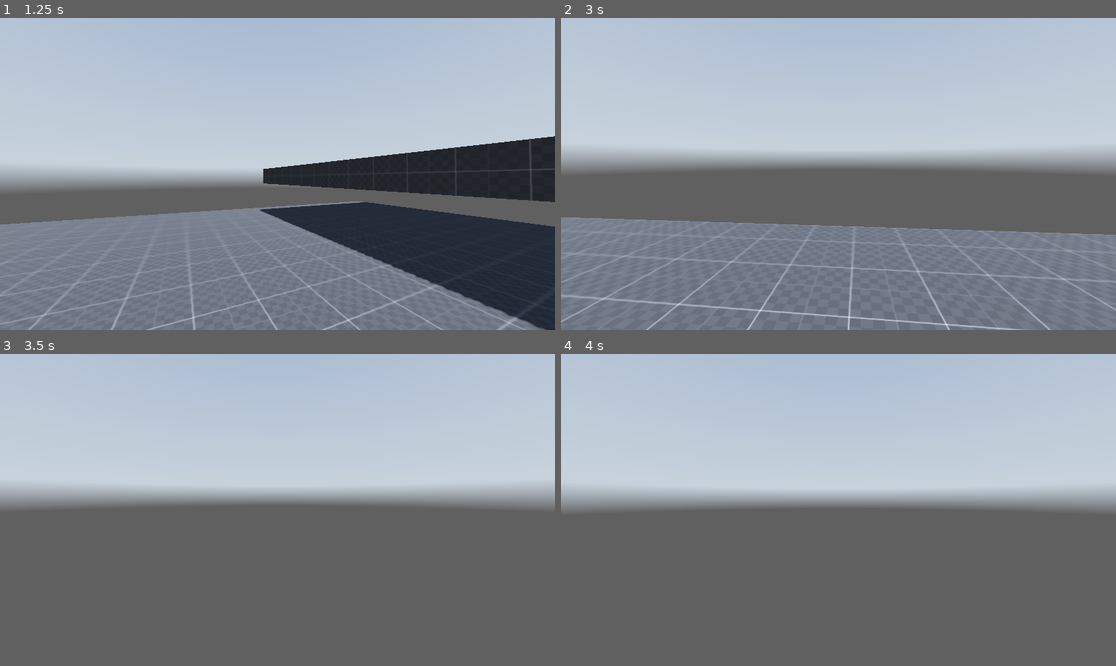
Above: before the commit, frames 1-4 (two rows, left to right).
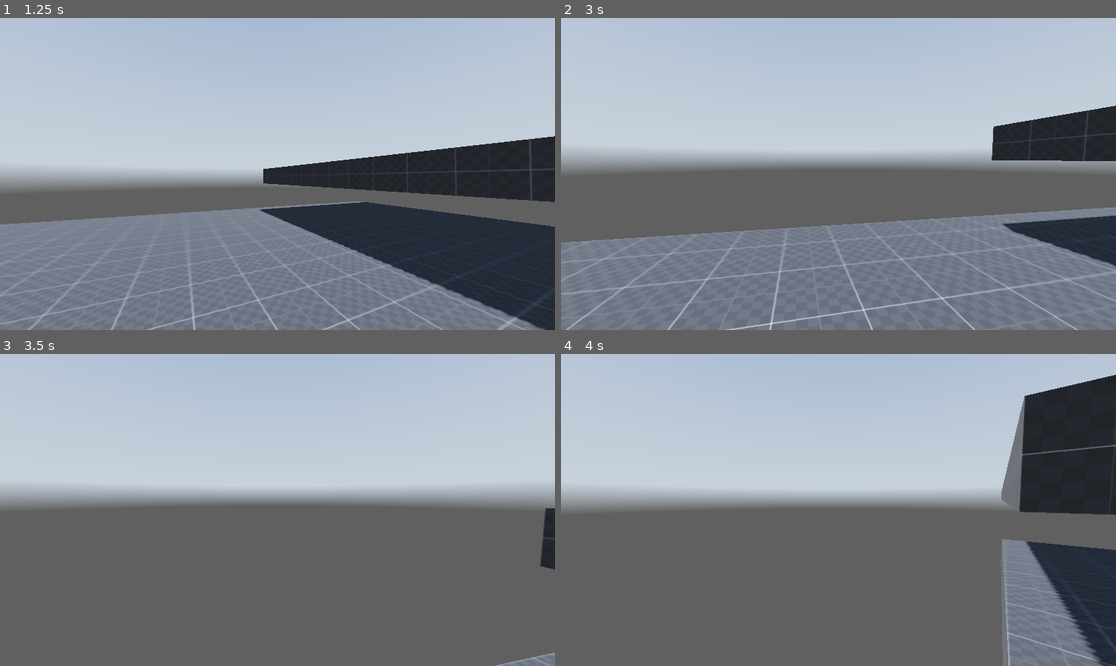
Above: after the commit, the same moments.

Repository: ubermensch04/FPS-Controller
Game: Godot game, scene res://scenes/main.tscn
Two runs of this game, one before a commit and one after it. Both use one fixed random seed, a clock stepped at 60 frames per second and the inputs below. A sky picture missing from this copy of the repository is replaced by a grey-blue gradient.
Inputs (mouse positions are in pixels of both pictures, inside the frame that each line leads up to):
- Up to frame 1 (1.25 s): tap Enter (ui_accept) at 0.5, 0.77 s; move the mouse to (305, 174) at 0.52 s; hold W (forward) from 0.53 s (still down); hold Ctrl (crouch) from 0.53 s (still down); tap Shift (sprint) at 0.8 s
- Up to frame 2 (3 s): keep holding W (forward); move the mouse to (810, 174) at 1.27 s; release Ctrl (crouch) at 1.28 s; tap Shift (sprint) at 1.35 s; tap Enter (ui_accept) at 1.52 s; tap Alt (free_look, bound only after the commit) at 1.55 s; move the mouse to (849, 167) at 2.02 s; hold Alt (free_look, bound only after the commit) 2.03-2.78 s; tap Ctrl (crouch) at 2.3, 2.85 s; move the mouse to (832, 180) at 2.77 s
- Up to frame 3 (3.5 s): keep holding W (forward); tap Enter (ui_accept) at 3.02 s; tap Shift (sprint) at 3.05 s
- Up to frame 4 (4 s): keep holding W (forward); move the mouse to (877, 513) at 3.52 s; hold Shift (sprint) from 3.53 s (still down); tap Enter (ui_accept) at 3.77 s; tap Alt (free_look, bound only after the commit) at 3.8 s

Frame 1 is identical in both runs. In frame 2, 11% of the frame differs, in the area x 0-100%, y 28-100%; in frame 3, 0.7%; in frame 4, 15%, in the area x 79-100%, y 6-100%.

Commit message:
implemented free looking

Diff:
--- a/player.gd
+++ b/player.gd
@@ -1,10 +1,12 @@
 extends CharacterBody3D
 
 #Player Node
-@onready var head = $Head
+@onready var head = $Neck/Head
 @onready var standing_collision_shape = $StandingCollisionShape
 @onready var crouching_collision_shape = $CrouchingCollisionShape
 @onready var ray_cast_3d = $RayCast3D
+@onready var neck = $Neck
+@onready var camera_3d = $Neck/Head/Camera3D
 
 #Speed Variables
 var current_speed = 5.0
@@ -12,10 +14,19 @@
 const sprinting_speed=8.0
 const crouching_speed=3.0
 
+#States
+var walking=false
+var sprinting=false
+var crouching=false
+var free_looking=false
+var sliding=false
+
+
 #Movement Variables
 const jump_velocity = 4.5
 var crouching_depth = -0.5
 var lerp_speed= 15
+var free_look_tilt=8
 
 #Input Variables
 var direction=Vector3.ZERO
@@ -27,8 +38,13 @@
 	Input.set_mouse_mode(Input.MOUSE_MODE_CAPTURED)
 
 func _input(event):
+
 	if event is InputEventMouseMotion:
-		rotate_y(-deg_to_rad(event.relative.x*mouse_sens))
+		if free_looking:
+			neck.rotate_y(deg_to_rad(-event.relative.x*mouse_sens))
+			neck.rotation.y=clamp(neck.rotation.y,deg_to_rad(-60),deg_to_rad(60))
+		else:
+			rotate_y(-deg_to_rad(event.relative.x*mouse_sens))
 		head.rotate_x(-deg_to_rad(event.relative.y*mouse_sens))
 		head.rotation.x=clamp(head.rotation.x,deg_to_rad(-89),deg_to_rad(89))
 
@@ -42,21 +58,37 @@
 		crouching_collision_shape.disabled=false
 
 		current_speed=crouching_speed
-		head.position.y=lerp(head.position.y,1.8+crouching_depth,delta*lerp_speed)
+		head.position.y=lerp(head.position.y,crouching_depth,delta*lerp_speed)
 
+		walking=false
+		sprinting=false
+		crouching=true
 	#Standing
 	elif !ray_cast_3d.is_colliding():
 		standing_collision_shape.disabled=false
 		crouching_collision_shape.disabled=true
 
-		head.position.y=lerp(head.position.y,1.8,delta*lerp_speed)
+		head.position.y=lerp(head.position.y,0.0,delta*lerp_speed)
 		#Sprinting
 		if Input.is_action_pressed("sprint"):
 			current_speed=sprinting_speed
+			walking=false
+			sprinting=true
+			crouching=false
 		#Walking
 		else:
+			walking=true
+			sprinting=false
+			crouching=false
 			current_speed=walking_speed
-
+	#handling free looking
+	if Input.is_action_pressed("free_look"):
+		free_looking=true
+		camera_3d.rotation.z=neck.rotation.y*-deg_to_rad(free_look_tilt)
+	else:
+		free_looking=false
+		neck.rotation.y=lerp(neck.rotation.y,0.0,delta*lerp_speed)
+		camera_3d.rotation.z=lerp(camera_3d.rotation.z,0.0,delta*lerp_speed)
 	# Add the gravity.
 	if not is_on_floor():
 		velocity.y -= gravity * delta
--- a/project.godot
+++ b/project.godot
@@ -47,3 +47,8 @@
 "events": [Object(InputEventKey,"resource_local_to_scene":false,"resource_name":"","device":-1,"window_id":0,"alt_press …(182 unchanged characters)…
 ]
 }
+free_look={
+"deadzone": 0.5,
+"events": [Object(InputEventKey,"resource_local_to_scene":false,"resource_name":"","device":-1,"window_id":0,"alt_pressed":false,"shift_pressed":false,"ctrl_pressed":false,"meta_pressed":false,"pressed":false,"keycode":0,"physical_keycode":4194328,"key_label":0,"unicode":0,"echo":false,"script":null)
+]
+}
--- a/scenes/main.tscn
+++ b/scenes/main.tscn
@@ -61,10 +61,12 @@
 transform = Transform3D(1, 0, 0, 0, 1, 0, 0, 0, 1, 0, 0.50212, 0)
 shape = SubResource("CapsuleShape3D_6usr2")
 
-[node name="Head" type="Node3D" parent="Player"]
+[node name="RayCast3D" type="RayCast3D" parent="Player"]
+target_position = Vector3(0, 2, 0)
+
+[node name="Neck" type="Node3D" parent="Player"]
 transform = Transform3D(1, 0, 0, 0, 1, 0, 0, 0, 1, 0, 1.8, 0)
 
-[node name="Camera3D" type="Camera3D" parent="Player/Head"]
+[node name="Head" type="Node3D" parent="Player/Neck"]
 
-[node name="RayCast3D" type="RayCast3D" parent="Player"]
-target_position = Vector3(0, 2, 0)
+[node name="Camera3D" type="Camera3D" parent="Player/Neck/Head"]
